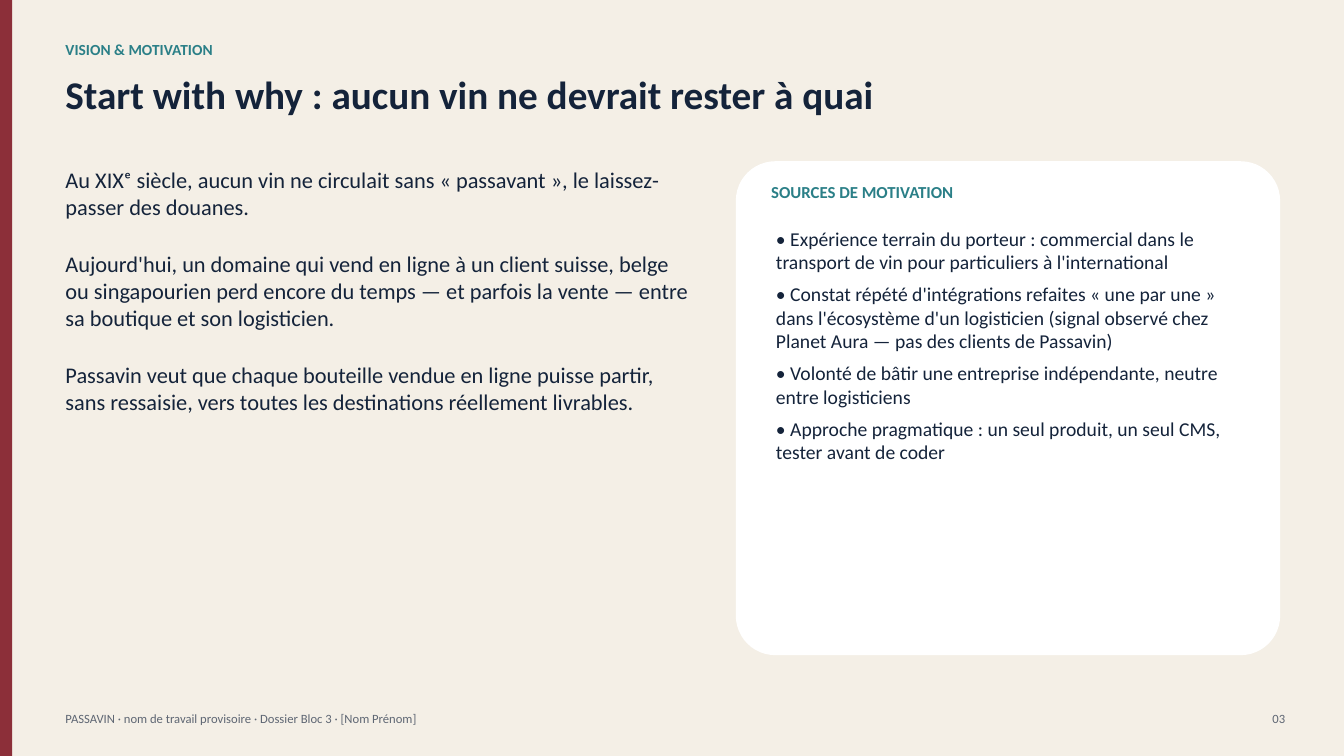
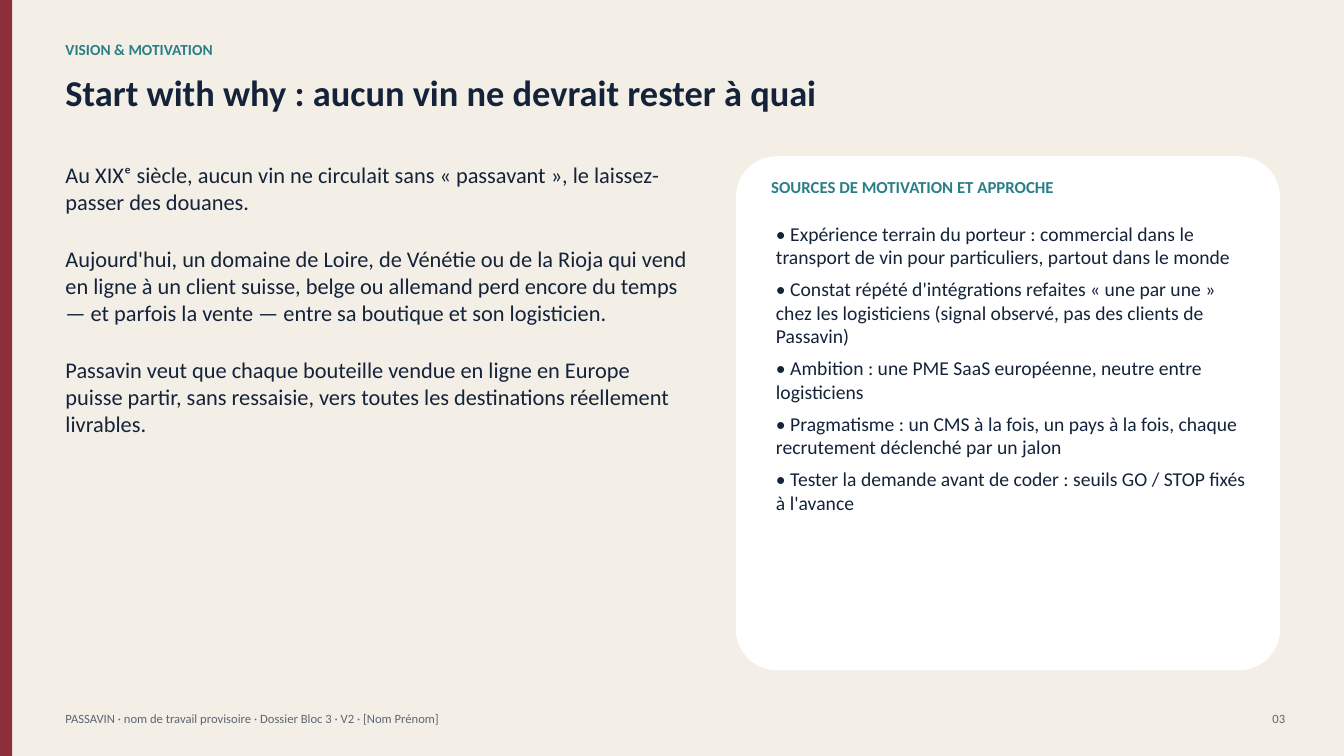
Before and after one commit to planetauragbf-ai/Emma, a slide deck: slide 3 of winetech/livrables/Passavin_Dossier_Investisseur.pptx. Drawn at 1344x756 pixels with LibreOffice and Linux fonts; fonts in the diff are those of the drawing. Boxes give left, top, right and bottom in pixels: in the first picture for what was removed or moved away, otherwise in the second. Text is boxed around its words. In the diff, an @@ line names an element or a change of style, - is before the commit and + after.

```diff
--- a/winetech/livrables/Passavin_Dossier_Investisseur.pptx
+++ b/winetech/livrables/Passavin_Dossier_Investisseur.pptx
@@ text "Start with why : aucun ..." at box(65, 80, 816, 112): size 28 to 26 pt @@
@@ rounded rectangle: place and size @@
-rounded rectangle at box(736, 161, 1280, 655)
+rounded rectangle at box(736, 156, 1280, 670)
@@ text at box(771, 182, 1053, 193): text changed @@
-SOURCES DE MOTIVATION
+SOURCES DE MOTIVATION ET APPROCHE
@@ text at box(776, 227, 1245, 510): text changed @@
-• Expérience terrain du porteur : commercial dans le transport de vin pour particuliers à l'international
-• Constat répété d'intégrations refaites « une par une » dans l'écosystème d'un logisticien (signal observé chez Planet Aura — pas des clients de Passavin)
-• Volonté de bâtir une entreprise indépendante, neutre entre logisticiens
-• Approche pragmatique : un seul produit, un seul CMS, tester avant de coder
+• Expérience terrain du porteur : commercial dans le transport de vin pour particuliers, partout dans le monde
+• Constat répété d'intégrations refaites « une par une » chez les logisticiens (signal observé, pas des clients de Passavin)
+• Ambition : une PME SaaS européenne, neutre entre logisticiens
+• Pragmatisme : un CMS à la fois, un pays à la fois, chaque recrutement déclenché par un jalon
+• Tester la demande avant de coder : seuils GO / STOP fixés à l'avance
@@ text at box(65, 251, 686, 432): text changed @@
-Aujourd'hui, un domaine qui vend en ligne à un client suisse, belge ou singapourien perd encore du temps — et parfois la vente — entre sa boutique et son logisticien.
-Passavin veut que chaque bouteille vendue en ligne puisse partir, sans ressaisie, vers toutes les destinations réellement livrables.
+Aujourd'hui, un domaine de Loire, de Vénétie ou de la Rioja qui vend en ligne à un client suisse, belge ou allemand perd encore du temps — et parfois la vente — entre sa boutique et son logisticien.
+Passavin veut que chaque bouteille vendue en ligne en Europe puisse partir, sans ressaisie, vers toutes les destinations réellement livrables.
@@ text at box(65, 714, 439, 725): text changed @@
-PASSAVIN · nom de travail provisoire · Dossier Bloc 3 · [Nom Prénom]
+PASSAVIN · nom de travail provisoire · Dossier Bloc 3 · V2 · [Nom Prénom]
```
Also in this commit, not shown: 6 other slides changed, 23 slides added, 23 slides removed, 27 other files.
